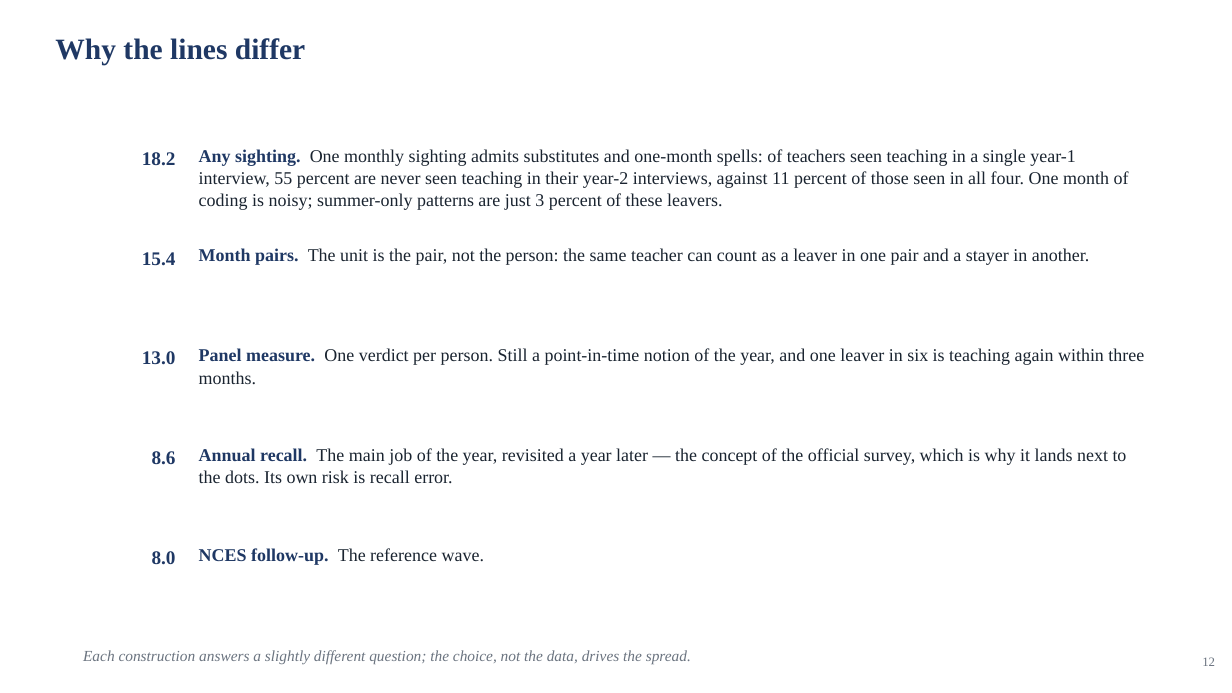
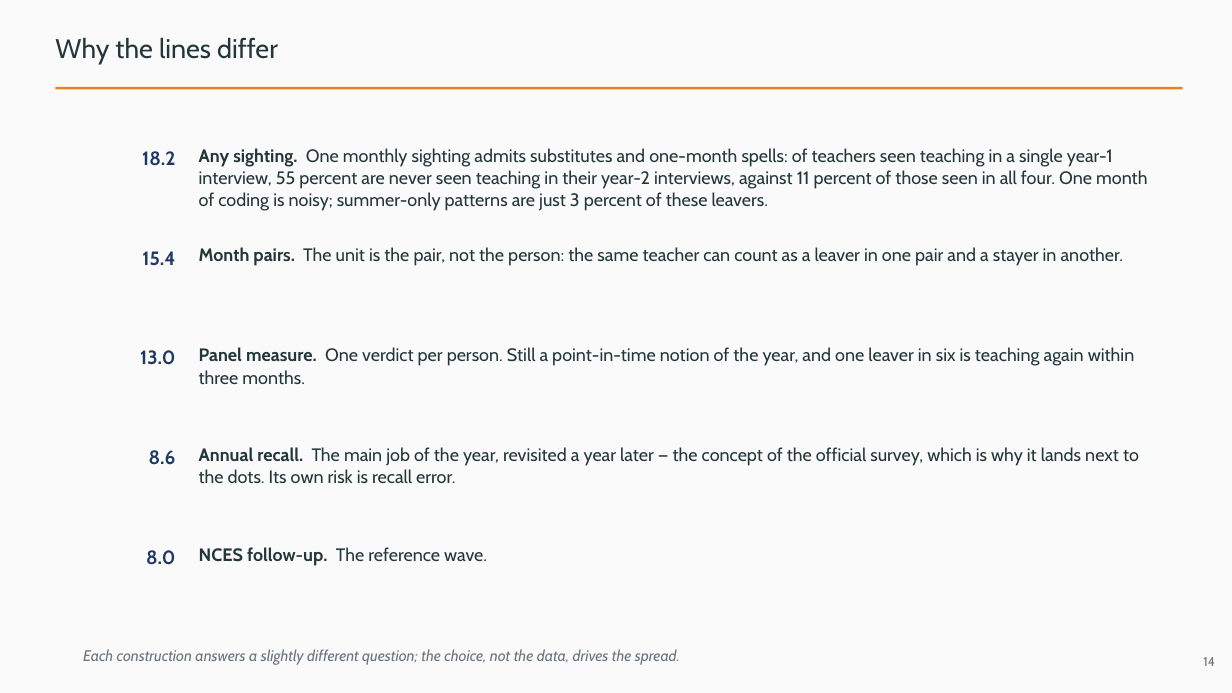
Before and after one commit to jedr1-ship-it/Alternative-Pathways----Quant, a slide deck: slide 14 of report/data_cluster/Proyect_US_cluster.pptx (slide 12 before the commit). Drawn at 1232x693 pixels with LibreOffice and Linux fonts; fonts in the diff are those of the drawing. Boxes give left, top, right and bottom in pixels: in the first picture for what was removed or moved away, otherwise in the second. Text is boxed around its words. In the diff, an @@ line names an element or a change of style, - is before the commit and + after.

```diff
--- a/report/data_cluster/Proyect_US_cluster.pptx
+++ b/report/data_cluster/Proyect_US_cluster.pptx
@@ background #FFFFFF to #FAFAFA @@
@@ text "Why the lines differ" at bbox=[55, 37, 278, 64]: size 23 to 21 pt, font Times New Roman to Cabin, text colour #1F3864 to #23373B, bold off @@
@@ rectangle added at bbox=[55, 87, 1183, 90], fill #EB811B @@
@@ text "Any sighting. One monthly sighting ..." at bbox=[199, 148, 1147, 211]: font Times New Roman to Cabin, text colour #1A2430 to #23373B; text colour #1F3864 to #23373B in "Any sighting." @@
@@ text "Month pairs. The unit is ..." at bbox=[199, 247, 1123, 266]: font Times New Roman to Cabin; text colour #1F3864 to #23373B in "Month pairs."; text colour #1A2430 to #23373B in "The unit is the pair, not the ..." @@
@@ text "Panel measure. One verdict per ..." at bbox=[199, 347, 1135, 384]: font Times New Roman to Cabin; text colour #1F3864 to #23373B in "Panel measure."; text colour #1A2430 to #23373B in "One verdict per person. Still a point-in-time ..." @@
@@ text "Annual recall. The main job ..." at bbox=[199, 447, 1139, 483]: font Times New Roman to Cabin, text colour #1A2430 to #23373B; text colour #1F3864 to #23373B in "Annual recall." @@
@@ text "NCES follow-up. The reference wave." at bbox=[199, 547, 487, 566]: font Times New Roman to Cabin; text colour #1F3864 to #23373B in "NCES follow-up."; text colour #1A2430 to #23373B in "The reference wave." @@
@@ font Times New Roman to Cabin in 6 elements at bbox=[142, 151, 175, 166], bbox=[142, 251, 175, 265], bbox=[140, 350, 175, 365], bbox=[149, 450, 176, 465], bbox=[146, 550, 175, 565], bbox=[83, 649, 680, 665] @@
@@ text at bbox=[1203, 657, 1215, 666]: text changed; font Times New Roman to Cabin @@
-12
+14
```
Also in this commit, not shown: 36 other slides changed, 5 slides added, 2 slides removed, 3 other files.
